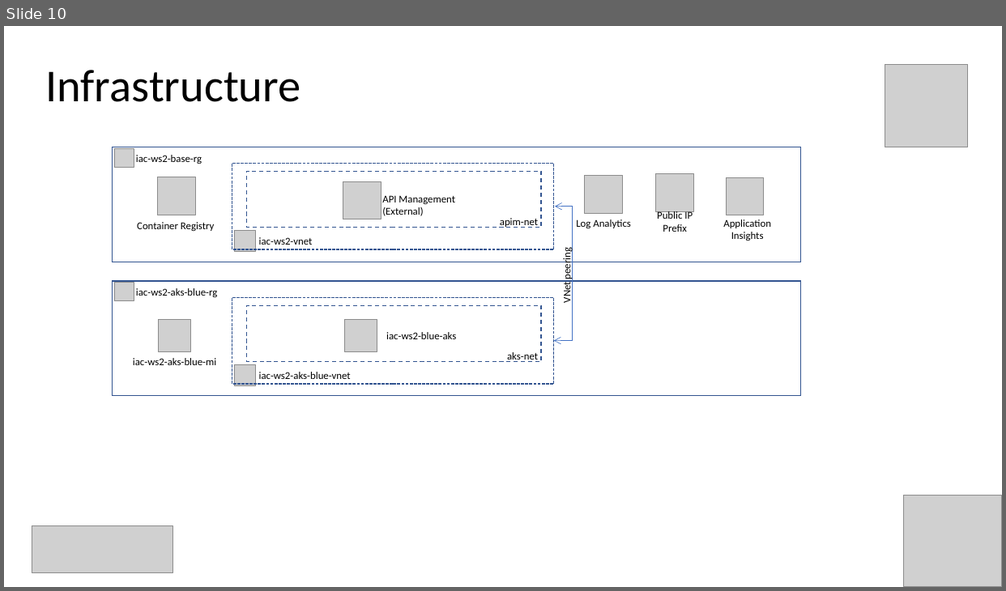
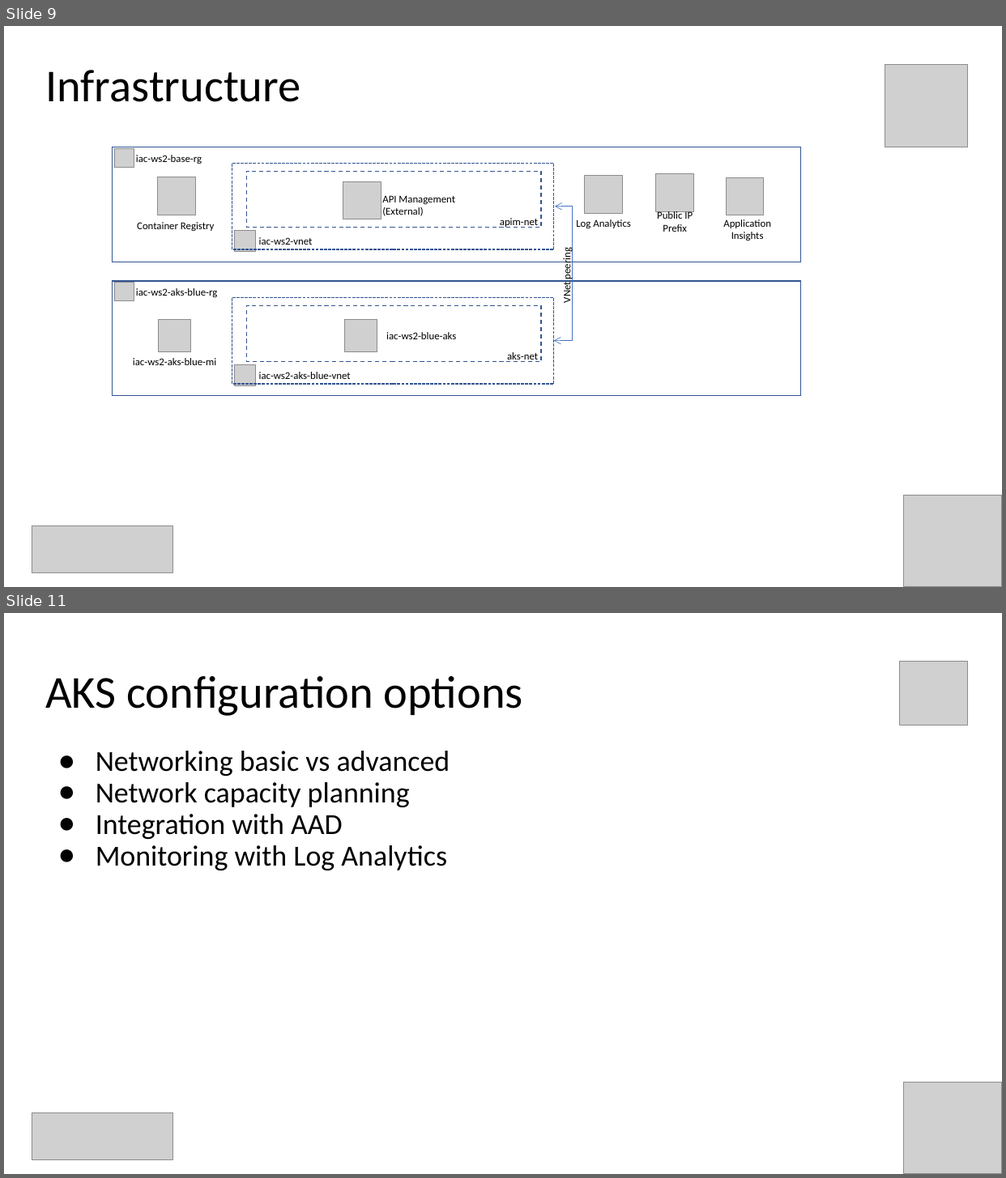
Before and after one commit to evgenyb/aks-workshops, a slide deck: 02-aks-advanced-configuration/slides/Advanced AKS Configuration.pptx. Shown one above the other, each under a label of ours: slide 10 before the commit, slides 9 and 11 after it; the slides between them are not shown. The pictures are 1006x591 and 1006x1178 pixels, drawn with LibreOffice and Linux fonts; fonts in the diff are those of the drawing; grey boxes stand for pictures; background and template pictures are left out. Boxes give left, top, right and bottom in pixels: in the first picture for what was removed or moved away, otherwise in the second. Text is boxed around its words. In the diff, an @@ line names an element or a change of style, - is before the commit and + after.

```diff
--- a/02-aks-advanced-configuration/slides/Advanced AKS Configuration.pptx
+++ b/02-aks-advanced-configuration/slides/Advanced AKS Configuration.pptx
@@ slide 11 added at (x1=4, y1=613, x2=1002, y2=1174), background #FFFFFF @@
@@ title added at (x1=45, y1=676, x2=523, y2=716), 44 pt, text #000000 @@
+AKS configuration options
@@ picture added at (x1=899, y1=662, x2=968, y2=726) @@
@@ text added at (x1=96, y1=751, x2=450, y2=871), 28 pt, text #000000 @@
+● Networking basic vs advanced
+● Network capacity planning
+● Integration with AAD
+● Monitoring with Log Analytics
@@ picture added at (x1=904, y1=1082, x2=1002, y2=1174) @@
@@ picture added at (x1=32, y1=1114, x2=173, y2=1161) @@
@@ what was slide 10 is now slide 9 @@
```
Also in this commit, not shown: 1 slide changed, 7 other slides added, 1 slide removed, 20 other files.
